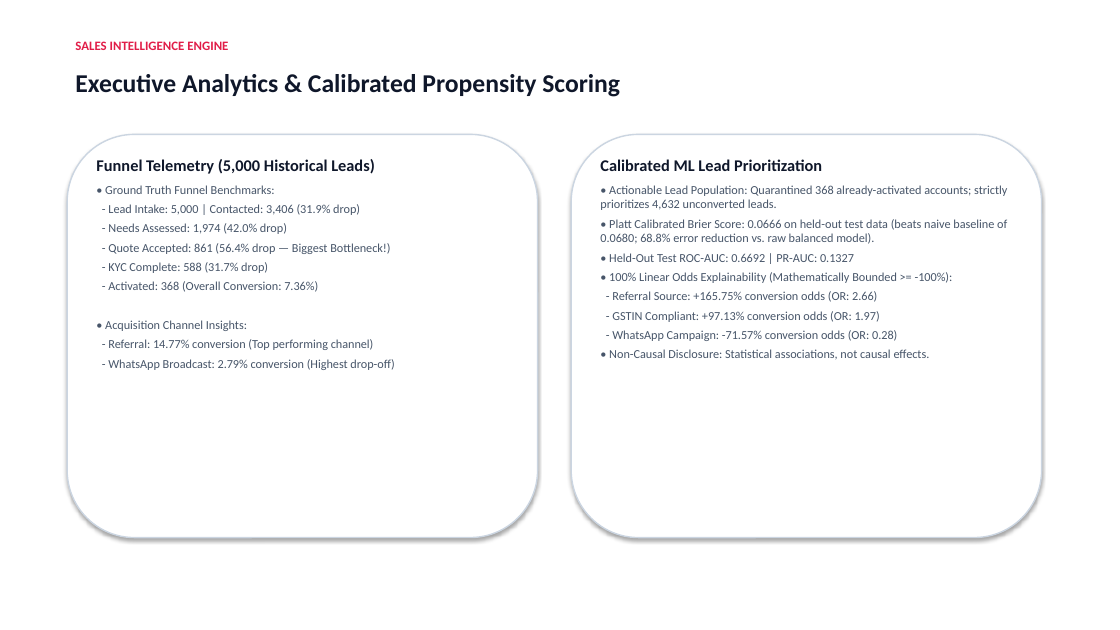
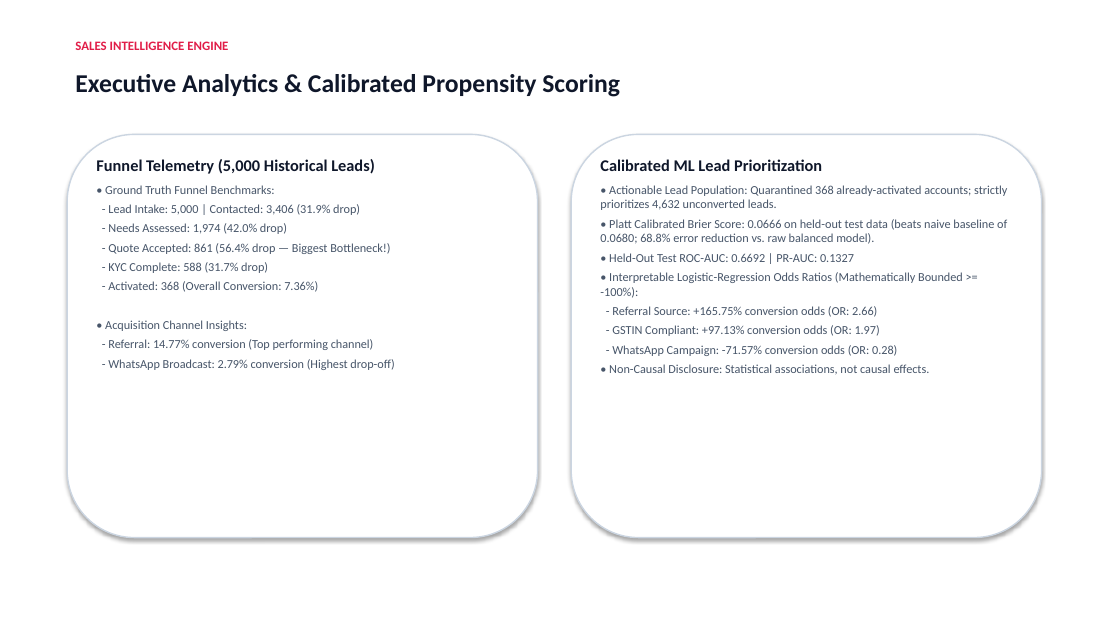
Before and after one commit to rawcdr/Udyam360, a slide deck: slide 7 of submission/Udyam360_Business_Case.pptx. Drawn at 1120x630 pixels with LibreOffice and Linux fonts; fonts in the diff are those of the drawing. Boxes give left, top, right and bottom in pixels: in the first picture for what was removed or moved away, otherwise in the second. Text is boxed around its words. In the diff, an @@ line names an element or a change of style, - is before the commit and + after.

```diff
--- a/submission/Udyam360_Business_Case.pptx
+++ b/submission/Udyam360_Business_Case.pptx
@@ text at (600,272,963,298): text changed @@
-• 100% Linear Odds Explainability (Mathematically Bounded >= -100%):
+• Interpretable Logistic-Regression Odds Ratios (Mathematically Bounded >= -100%):
```
Also in this commit, not shown: 6 other slides changed, 22 other files.
